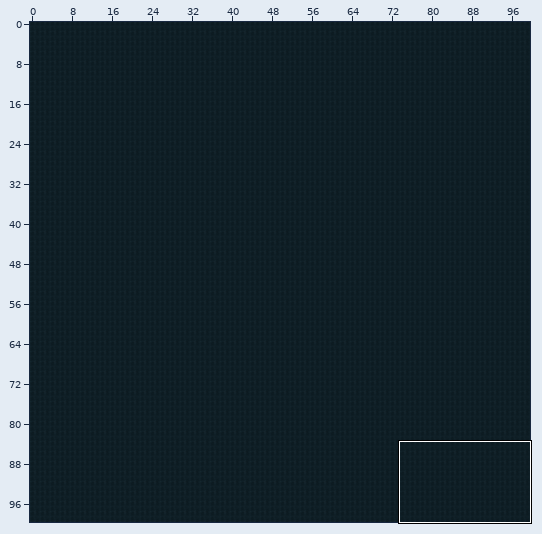
Two versions of a level (Tiled map (JSON), LostAndDivine.ClientMonoGame/Content/Sectors/3_11.tmj). Above, an overview of the earlier version with the close-up marked.
Close-up. Before the commit:
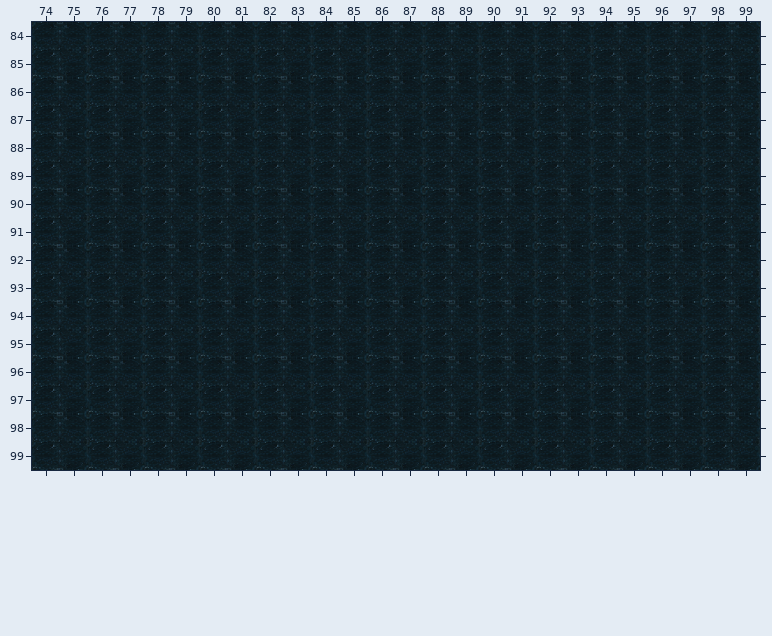
Cells are 64x64 px. Shown: x 74..99, y 84..99. The commit also changed other parts of the map, which this record leaves out.
And afterwards:
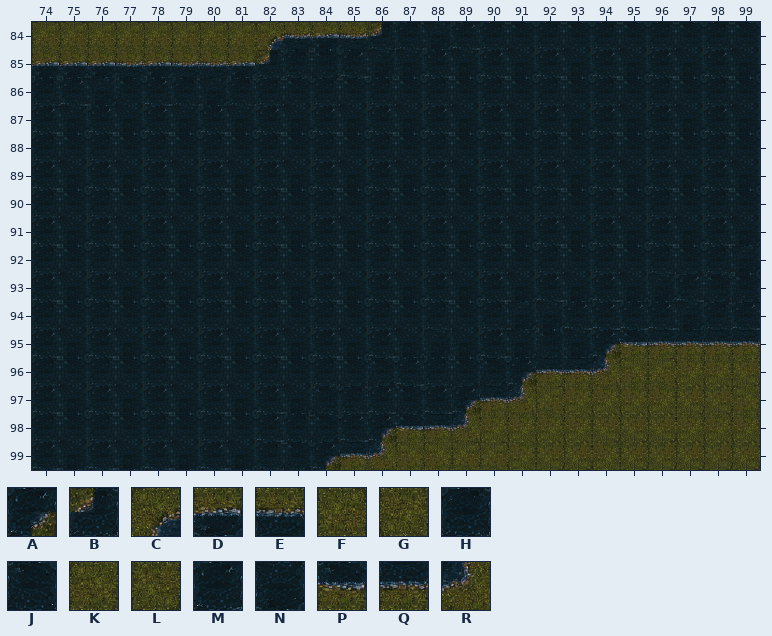
Key: from "World-Tilemap": A 10, B 41, C 68, D 69, E 70, F 91, G 92, H 99, J 100, K 121, L 122, M 129, N 130, P 159, Q 160, R 161.
_ is an empty cell.
What changed:
Layer "Слой тайлов 1":
Tile H gives way to tile A in row 98 at x 86.
Tile J gives way to tile A in row 96 at x 91.
Tile M gives way to tile A in row 95 at x 94; in row 99 at x 84.
Tile N gives way to tile A in row 97 at x 89.
Tile H gives way to tile B in row 84 at x 86.
Tile M gives way to tile B in row 85 at x 82.
Tile H gives way to tile C in row 84 at x 82.
Tile H gives way to tile D in row 84 at x 84.
Tile M gives way to tile D in row 85 at x 74, 76 and 78.
Tile N gives way to tile D in row 85 at x 75 and 81.
Tile J gives way to tile E in row 84 at x 83 and 85.
Tile M gives way to tile E in row 85 at x 80.
Tile N gives way to tile E in row 85 at x 77 and 79.
Tile H gives way to tile F in row 84 at x 74, 76, 78 and 80; in row 96 at x 96.
Tile J gives way to tile F in row 84 at x 75, 77, 79 and 81.
Tile M gives way to tile F in row 97 at x 92; in row 99 at x 90.
Tile N gives way to tile F in row 99 at x 89.
Tile H gives way to tile G in row 96 at x 98; in row 98 at x 90, 92 and 98.
Tile J gives way to tile G in row 96 at x 97; in row 98 at x 91, 93, 97 and 99.
Tile M gives way to tile G in row 97 at x 94 and 96; in row 99 at x 94.
Tile N gives way to tile G in row 97 at x 93 and 95; in row 99 at x 91.
Tile J gives way to tile H in row 84 at x 87; in row 86 at x 79 and 81; in row 98 at x 83.
Tile M gives way to tile H in row 99 at x 82.
Tile N gives way to tile H in row 85 at x 83; in row 97 at x 85.
Tile H gives way to tile J in row 96 at x 86 and 90; in row 98 at x 84.
Tile M gives way to tile J in row 85 at x 84; in row 93 at x 98; in row 95 at x 92; in row 97 at x 84.
Tile N gives way to tile J in row 93 at x 99; in row 97 at x 87; in row 99 at x 83.
Tile J gives way to tile K in row 96 at x 95.
Tile M gives way to tile K in row 99 at x 88.
Tile N gives way to tile K in row 97 at x 99; in row 99 at x 87.
Tile H gives way to tile L in row 98 at x 94 and 96.
Tile J gives way to tile L in row 96 at x 99; in row 98 at x 95.
Tile M gives way to tile L in row 97 at x 98; in row 99 at x 92, 96 and 98.
Tile N gives way to tile L in row 97 at x 97; in row 99 at x 93, 95, 97 and 99.
Tile H gives way to tile M in row 86 at x 78; in row 94 at x 94 and 96; in row 98 at x 82.
Tile J gives way to tile M in row 84 at x 89; in row 86 at x 75; in row 94 at x 93, 95 and 99; in row 96 at x 87; in row 98 at x 85.
Tile N gives way to tile M in row 85 at x 85; in row 93 at x 97.
Tile H gives way to tile N in row 84 at x 88; in row 86 at x 76 and 80; in row 94 at x 92.
Tile J gives way to tile N in row 92 at x 99; in row 94 at x 91 and 97.
Tile M gives way to tile N in row 85 at x 86; in row 93 at x 96; in row 95 at x 88.
Tile J gives way to tile P in row 98 at x 87.
Tile N gives way to tile P in row 95 at x 95.
Tile H gives way to tile Q in row 96 at x 92; in row 98 at x 88.
Tile J gives way to tile Q in row 96 at x 93.
Tile M gives way to tile Q in row 95 at x 96 and 98; in row 97 at x 90.
Tile N gives way to tile Q in row 95 at x 97 and 99; in row 99 at x 85.
Tile H gives way to tile R in row 96 at x 94.
Tile J gives way to tile R in row 98 at x 89.
Tile M gives way to tile R in row 99 at x 86.
Tile N gives way to tile R in row 97 at x 91.
Boxes around the changes in both close-ups, in picture pixels (x1, y1, x2, y2):
changed: (32, 22, 480, 106)
changed: (257, 246, 760, 470)
